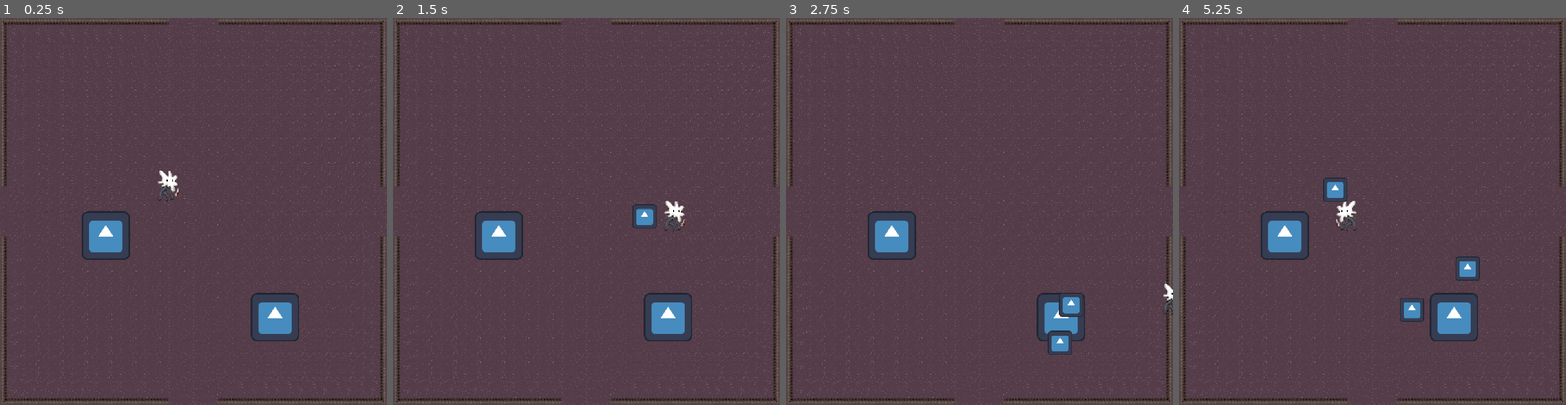
Above: before the commit, frames 1-4 (left to right).
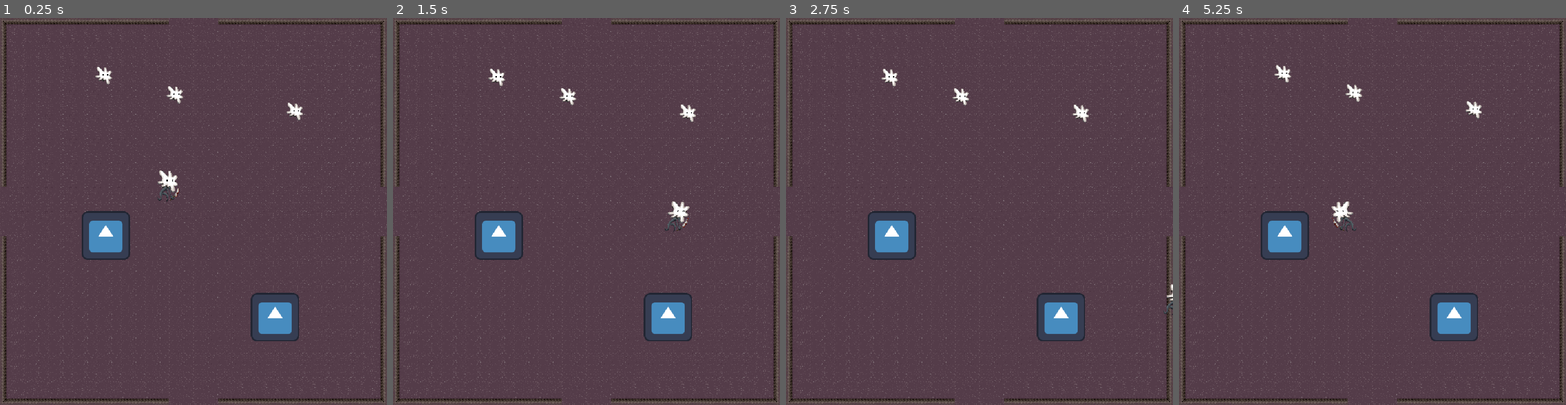
Above: after the commit, the same moments.

Repository: HephepTeam/GGJ2026
Game: Godot game, scene res://scenes/game_scene.tscn
Two runs of this game, one before a commit and one after it. Both use one fixed random seed, a clock stepped at 60 frames per second and the inputs below. The project has no main scene, so this scene is started directly. The engine's default icon, where the game draws it, is replaced by a stand-in: a white triangle on a blue panel in a dark square.
Inputs:
- Up to frame 1 (0.25 s): no input
- Up to frame 2 (1.5 s): hold Right (ui_right) 0.53-1.28 s; hold Down (ui_down) from 1.28 s (still down)
- Up to frame 3 (2.75 s): release Down (ui_down) at 2.03 s; hold Right (ui_right) from 2.03 s (still down)
- Up to frame 4 (5.25 s): release Right (ui_right) at 2.78 s; hold Up (ui_up) 2.78-3.53 s; hold Left (ui_left) 3.53-5.03 s; hold Down (ui_down) from 5.03 s (still down)

The runs differ from the first frame. In frame 1, 0.3% of the frame differs, in the area x 24-79%, y 12-27%; in frame 2, 1.0%; in frame 3, 1.0%; in frame 4, 1.7%, in the area x 24-79%, y 12-79%.
Error after the commit: Invalid assignment of property or key 'data' with value of type 'Nil' on a base object of type 'Area2D (Projectile)'. (res://scenes/Player/player.gd:62)

Commit message:
update game scene pour tester, pickable mask

Diff:
--- a/ressources/MaskData.gd
+++ b/ressources/MaskData.gd
@@ -1,4 +1,4 @@
-extends Node
+extends Resource
 class_name MaskData
 
 
--- /dev/null
+++ b/ressources/ProjectileData.gd
@@ -0,0 +1,6 @@
+extends Resource
+class_name ProjectileData
+
+
+@export var power: float
+@export var splash_radius: float
--- /dev/null
+++ b/ressources/mask0.tres
@@ -0,0 +1,7 @@
+[gd_resource type="Resource" script_class="MaskData" format=3 uid="uid://cow18rshugplg"]
+
+[ext_resource type="Script" uid="uid://b4j6vx2yiydvx" path="res://ressources/MaskData.gd" id="1_ac05i"]
+
+[resource]
+script = ExtResource("1_ac05i")
+metadata/_custom_type_script = "uid://b4j6vx2yiydvx"
--- a/scenes/Player/player.gd
+++ b/scenes/Player/player.gd
@@ -13,28 +13,40 @@
 @onready var body: AnimatedSprite2D = $Body
 @onready var shoot_point: Marker2D = $Body/Mask/ShootPoint
 
+@export var projectile_data : ProjectileData
+@export var shoot_rate := 1.0
 
 var body_direction = 1.0
 
-func _physics_process(_delta):
+func _ready():
+	$Timer.start(shoot_rate)
+
+func _physics_process(delta):
 	var direction = Input.get_vector(
 		'ui_left', 'ui_right', 'ui_up', 'ui_down')
 
 	if direction.length():
 		velocity = direction * speed
 		if abs(velocity.x) > 0.01:
+
 			body_direction = sign(velocity.x)
+			skew = lerp(skew, deg_to_rad(body_direction*12.0), delta*80)
 			body.scale.x = body_direction
 	else:
+		skew = lerp(skew, 0.0, delta*80)
 		velocity.x = move_toward(velocity.x, 0, speed)
 		velocity.y = move_toward(velocity.y, 0, speed)
 
 	move_and_slide()
 
+func update_cadence(new_cadence: float):
+	shoot_rate = 60.0 / new_cadence
+
+
 
 func _check_for_nearest_enemy() -> Enemy:
 	var enemies = Globals.get_enemy_around()
-	var min_distance = 1000000
+	var min_distance := INF
 	var nearest = null
 	for enemy in enemies:
 		var distance = (enemy.global_position - global_position).length()
@@ -47,6 +59,7 @@
 	var inst = projectile_scene.instantiate()
 	var dir = (target - global_position).normalized()
 	inst.direction = dir
+	inst.data = projectile_data
 	get_parent().add_child(inst)
 	inst.global_position = shoot_point.global_position
 
@@ -62,4 +75,5 @@
 	var target = _check_for_nearest_enemy()
 	if target:
 		shoot(target.global_position)
-	$Timer.start(1.0)
+
+	$Timer.start(shoot_rate)
--- a/scenes/Player/player.tscn
+++ b/scenes/Player/player.tscn
@@ -4,6 +4,7 @@
 [ext_resource type="PackedScene" uid="uid://dq6dvf0llr13b" path="res://scenes/Player/projectile.tscn" id="2_c4h5g"]
 [ext_resource type="Texture2D" uid="uid://b67t2080ebv8i" path="res://assets/minion_body.png" id="2_gqjuk"]
 [ext_resource type="Texture2D" uid="uid://bag011h7epnyq" path="res://assets/mask0.png" id="3_c4h5g"]
+[ext_resource type="Resource" uid="uid://bygs7dybkafv7" path="res://ressources/defaut_projectile.tres" id="3_uiqp4"]
 
 [sub_resource type="SpriteFrames" id="SpriteFrames_a3d8c"]
 animations = [{
@@ -29,12 +30,13 @@
 
 [sub_resource type="CapsuleShape2D" id="CapsuleShape2D_1kbk7"]
 radius = 5.0
-height = 32.0
+height = 46.0
 
 [node name="Player" type="CharacterBody2D" unique_id=1534390266]
 texture_filter = 1
 script = ExtResource("1_a3d8c")
 projectile_scene = ExtResource("2_c4h5g")
+projectile_data = ExtResource("3_uiqp4")
 
 [node name="Shadow" type="Sprite2D" parent="." unique_id=411555806]
 
--- /dev/null
+++ b/scenes/collectible/mask.gd
@@ -0,0 +1,31 @@
+extends Area2D
+class_name Mask
+
+signal picked_up(d: MaskData)
+
+@export var data: MaskData
+
+var tween: Tween
+
+@onready var mask_sprite: Sprite2D = $MaskSprite
+@onready var init_pos_y = $MaskSprite.position.y
+
+func _ready():
+	if data:
+		mask_sprite.texture = data.mask_texture
+	tween = create_tween().set_ease(Tween.EASE_IN_OUT).set_trans(Tween.TRANS_SINE)
+	tween.set_loops(0)
+	tween.tween_property($MaskSprite, "position:y", init_pos_y-20.0, 0.7)
+	tween.tween_property($MaskSprite, "position:y", init_pos_y, 0.7)
+
+
+func _on_body_entered(body: Node2D) -> void:
+	if body is Player:
+		picked_up.emit(MaskData)
+		if tween: tween.kill()
+		tween = create_tween().set_ease(Tween.EASE_OUT).set_trans(Tween.TRANS_EXPO)
+		tween.set_parallel(true)
+		tween.tween_property($MaskSprite, "position:y", -60.0, 0.2).as_relative()
+		tween.tween_property($MaskSprite, "scale:x", 0.0, 0.2)
+		tween.set_parallel(false)
+		tween.tween_callback(queue_free)
--- /dev/null
+++ b/scenes/collectible/mask.tscn
@@ -0,0 +1,25 @@
+[gd_scene format=3 uid="uid://ddegyt03bek3q"]
+
+[ext_resource type="Texture2D" uid="uid://bag011h7epnyq" path="res://assets/mask0.png" id="1_lkq0l"]
+[ext_resource type="Script" uid="uid://wvfxuwnb07fm" path="res://scenes/collectible/mask.gd" id="1_r261n"]
+
+[sub_resource type="CircleShape2D" id="CircleShape2D_r261n"]
+radius = 24.0
+
+[node name="Mask" type="Area2D" unique_id=294908437]
+position = Vector2(0, -1)
+script = ExtResource("1_r261n")
+
+[node name="shadow" type="Sprite2D" parent="." unique_id=573349222]
+position = Vector2(0, 1)
+
+[node name="MaskSprite" type="Sprite2D" parent="." unique_id=1127084640]
+position = Vector2(0, -14)
+scale = Vector2(0.8, 0.8)
+texture = ExtResource("1_lkq0l")
+
+[node name="CollisionShape2D" type="CollisionShape2D" parent="." unique_id=1684417136]
+position = Vector2(0, -13)
+shape = SubResource("CircleShape2D_r261n")
+
+[connection signal="body_entered" from="." to="." method="_on_body_entered"]
--- a/scenes/game_scene.tscn
+++ b/scenes/game_scene.tscn
@@ -4,23 +4,37 @@
 [ext_resource type="PackedScene" uid="uid://cp0bf0rdxvw1s" path="res://scenes/Player/player.tscn" id="2_bw6k5"]
 [ext_resource type="PackedScene" uid="uid://imwi3ugshkya" path="res://scenes/enemy.tscn" id="3_y3j0m"]
 [ext_resource type="Script" uid="uid://cqdugo8vm245l" path="res://scenes/camera_2d.gd" id="4_bw6k5"]
+[ext_resource type="PackedScene" uid="uid://ddegyt03bek3q" path="res://scenes/collectible/mask.tscn" id="5_y3j0m"]
 
 [node name="GameScene" type="Node2D" unique_id=729300741]
-
-[node name="TileMap" parent="." unique_id=103331890 instance=ExtResource("1_ycayy")]
-
-[node name="TileMap2" parent="." unique_id=179751782 instance=ExtResource("1_ycayy")]
-position = Vector2(1024, 0)
-
-[node name="Player" parent="." unique_id=1534390266 instance=ExtResource("2_bw6k5")]
-position = Vector2(432, 488)
-
-[node name="Enemy" parent="." unique_id=1704070987 instance=ExtResource("3_y3j0m")]
-position = Vector2(728, 792)
-
-[node name="Enemy2" parent="." unique_id=1547969889 instance=ExtResource("3_y3j0m")]
-position = Vector2(280, 576)
 
 [node name="Camera2D" type="Camera2D" parent="." unique_id=1947949776]
 anchor_mode = 0
 script = ExtResource("4_bw6k5")
+
+[node name="Entities" type="Node2D" parent="." unique_id=267500765]
+y_sort_enabled = true
+
+[node name="Mask" parent="Entities" unique_id=294908437 instance=ExtResource("5_y3j0m")]
+position = Vector2(273, 172)
+
+[node name="Mask2" parent="Entities" unique_id=2125087479 instance=ExtResource("5_y3j0m")]
+position = Vector2(778, 267)
+
+[node name="Mask3" parent="Entities" unique_id=657335983 instance=ExtResource("5_y3j0m")]
+position = Vector2(461, 223)
+
+[node name="TileMap" parent="Entities" unique_id=103331890 instance=ExtResource("1_ycayy")]
+
+[node name="TileMap2" parent="Entities" unique_id=179751782 instance=ExtResource("1_ycayy")]
+position = Vector2(1024, 0)
+
+[node name="Player" parent="Entities" unique_id=1534390266 instance=ExtResource("2_bw6k5")]
+position = Vector2(432, 488)
+shoot_rate = 0.2
+
+[node name="Enemy" parent="Entities" unique_id=1704070987 instance=ExtResource("3_y3j0m")]
+position = Vector2(728, 792)
+
+[node name="Enemy2" parent="Entities" unique_id=1547969889 instance=ExtResource("3_y3j0m")]
+position = Vector2(280, 576)
Not shown, added: ressources/ProjectileData.gd.uid
Not shown, added: scenes/collectible/mask.gd.uid
